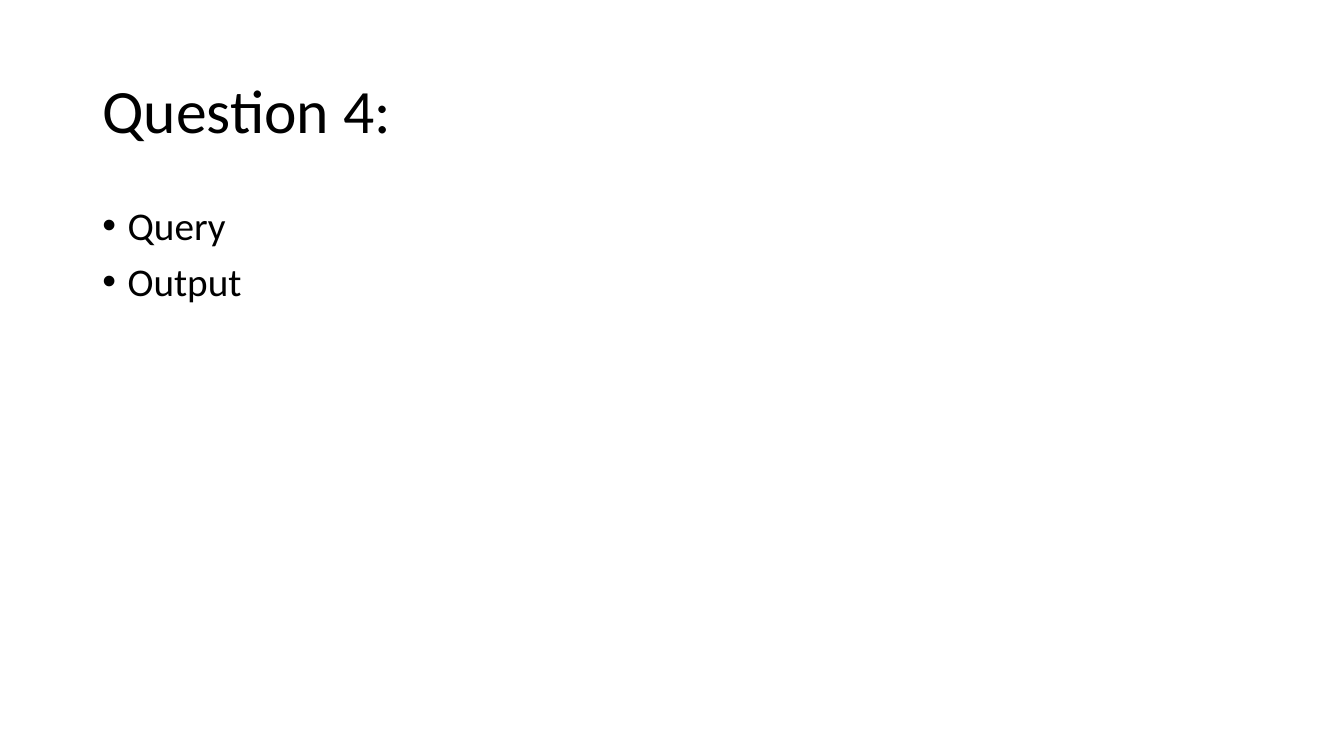
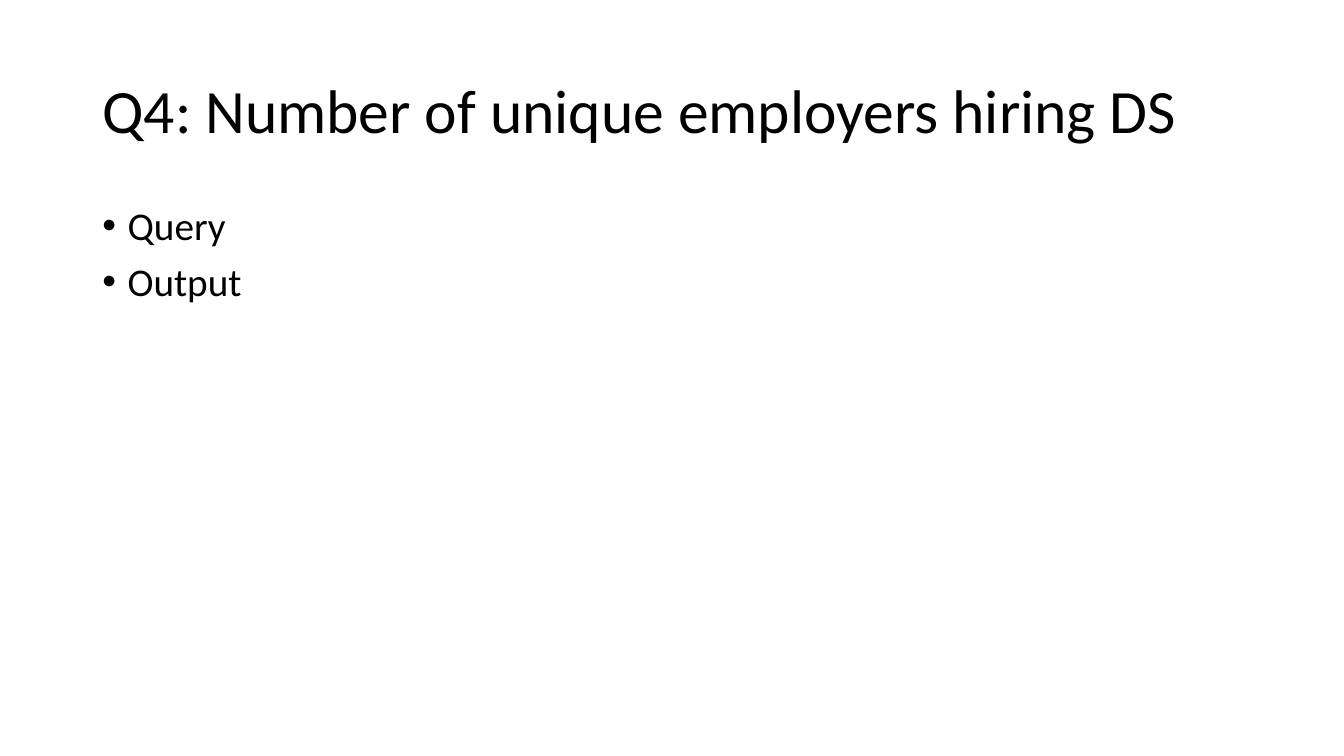
Before and after one commit to shravan-kuchkula/TermProject, a slide deck: slide 19 of MongoDB-TermProject.pptx (slide 15 before the commit). Drawn at 1344x756 pixels with LibreOffice and Linux fonts; fonts in the diff are those of the drawing. Boxes give left, top, right and bottom in pixels: in the first picture for what was removed or moved away, otherwise in the second. Text is boxed around its words. In the diff, an @@ line names an element or a change of style, - is before the commit and + after.

```diff
--- a/MongoDB-TermProject.pptx
+++ b/MongoDB-TermProject.pptx
@@ title at [102,90,1176,144]: text changed @@
-Question 4:
+Q4: Number of unique employers hiring DS
```
Also in this commit, not shown: 6 other slides changed, 8 slides added, 4 slides removed.
